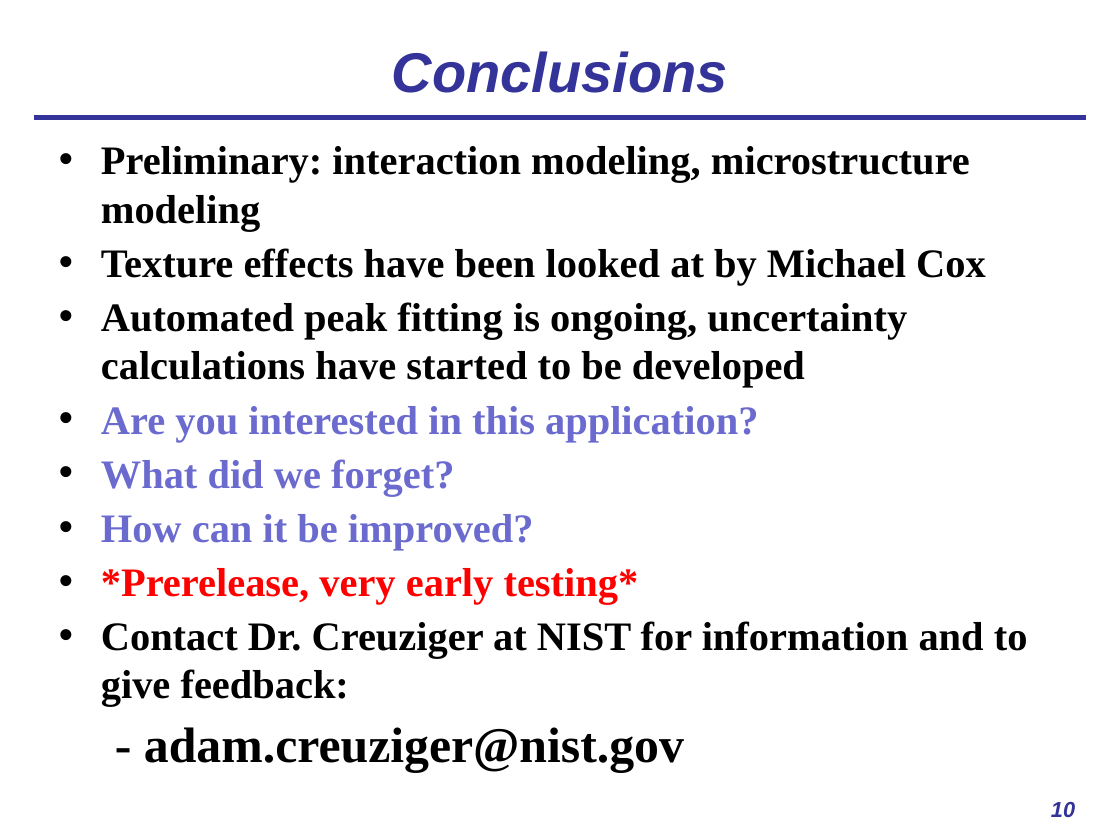
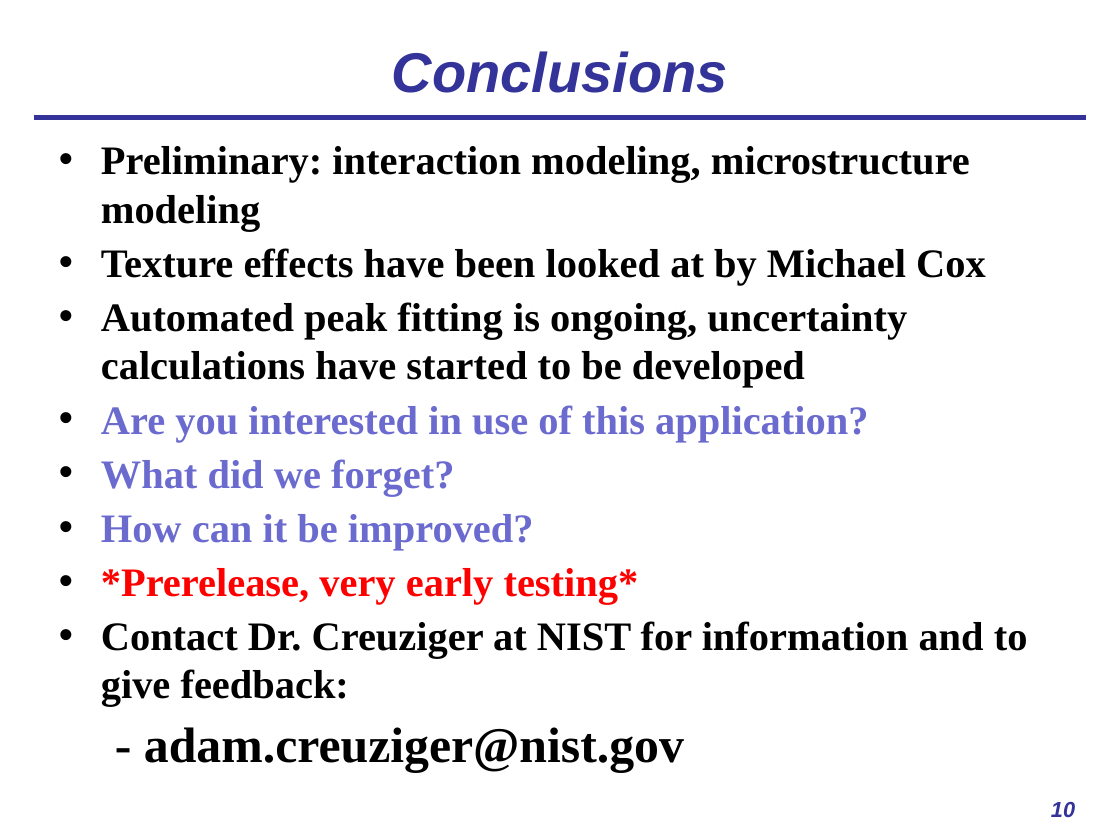
Before and after one commit to usnistgov/AusteniteCalculator, a slide deck: slide 10 of ASPPRC_presentation.pptx. Drawn at 1120x840 pixels with LibreOffice and Linux fonts; fonts in the diff are those of the drawing. Boxes give left, top, right and bottom in pixels: in the first picture for what was removed or moved away, otherwise in the second. Text is boxed around its words. In the diff, an @@ line names an element or a change of style, - is before the commit and + after.

```diff
--- a/ASPPRC_presentation.pptx
+++ b/ASPPRC_presentation.pptx
@@ text at (101, 405, 868, 442): text changed @@
-• Are you interested in this application?
+• Are you interested in use of this application?
```
Also in this commit, not shown: 4 other slides changed, 1 slide added, 1 other file.
